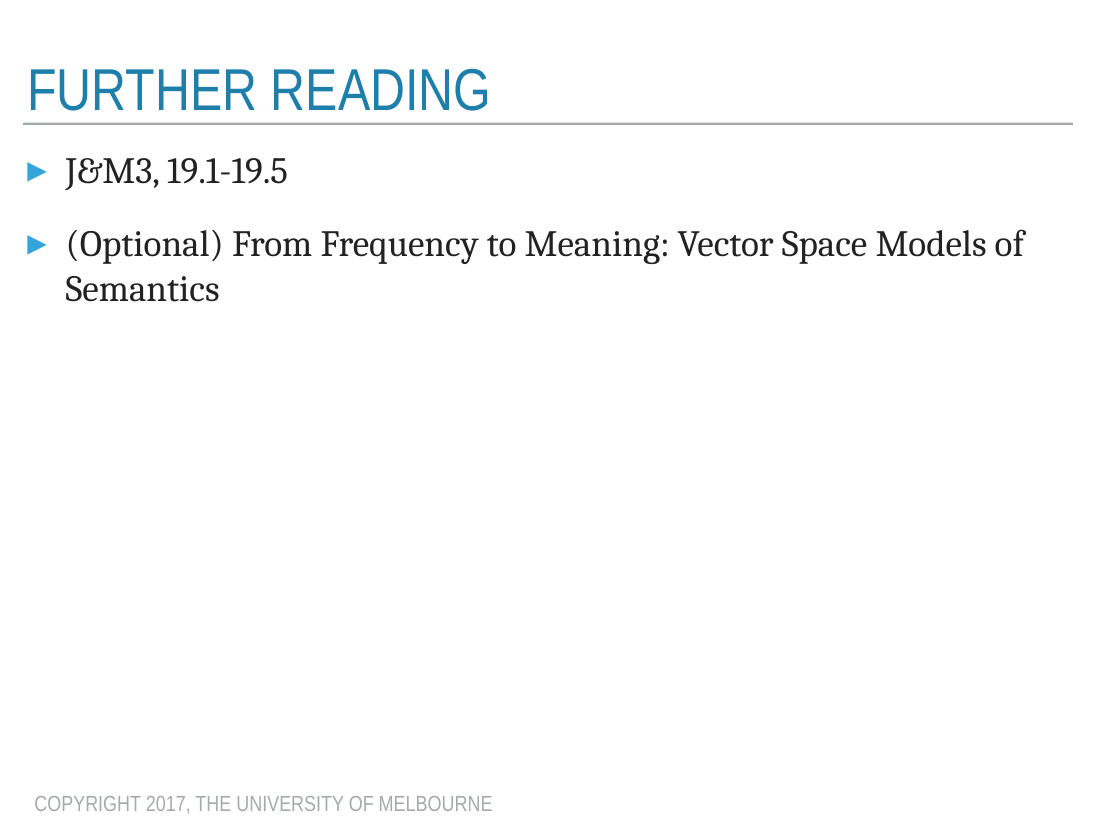
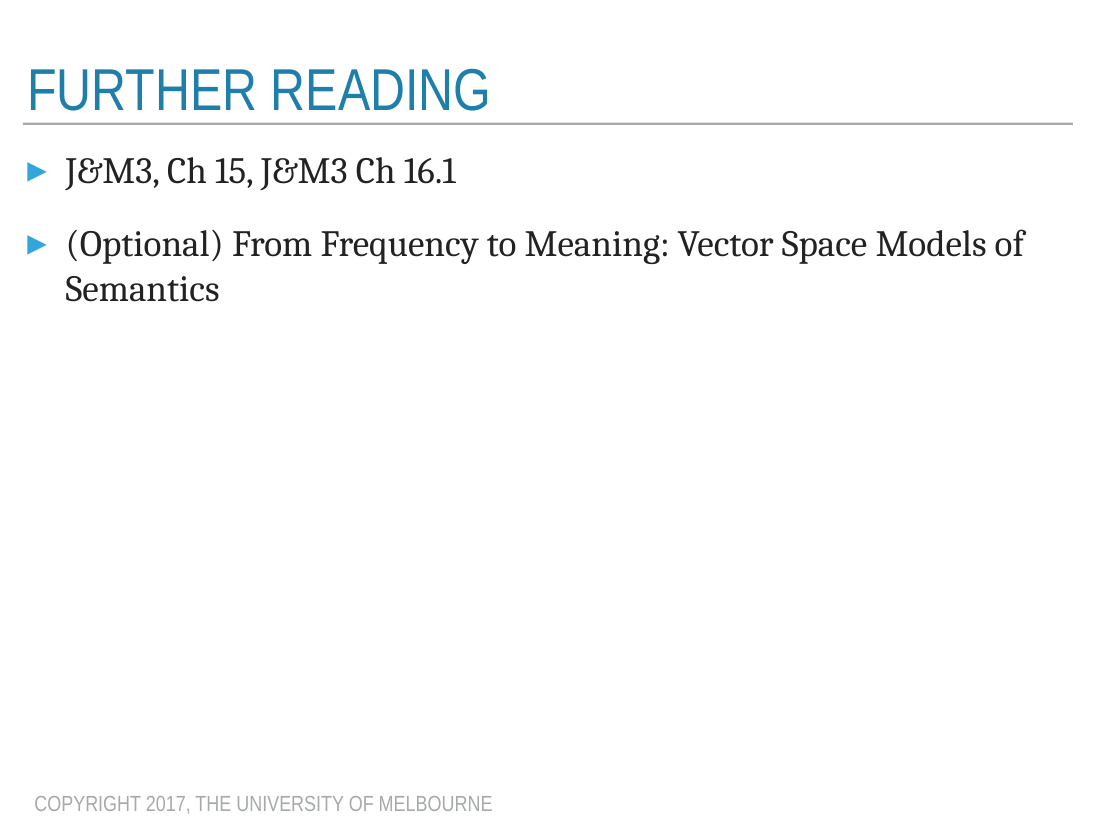
Before and after one commit to trevorcohn/comp90042, a slide deck: slide 23 of slides/WSTA_L9_distributional_semantics.pptx. Drawn at 1120x840 pixels with LibreOffice and Linux fonts; fonts in the diff are those of the drawing. Boxes give left, top, right and bottom in pixels: in the first picture for what was removed or moved away, otherwise in the second. Text is boxed around its words. In the diff, an @@ line names an element or a change of style, - is before the commit and + after.

Commit message:
fixed reading slide

```diff
--- a/slides/WSTA_L9_distributional_semantics.pptx
+++ b/slides/WSTA_L9_distributional_semantics.pptx
@@ text at bbox=[66, 157, 456, 190]: text changed @@
-▸ J&M3, 19.1-19.5
+▸ J&M3, Ch 15, J&M3 Ch 16.1
```
Also in this commit, not shown: 1 other slide changed, 1 other file.
